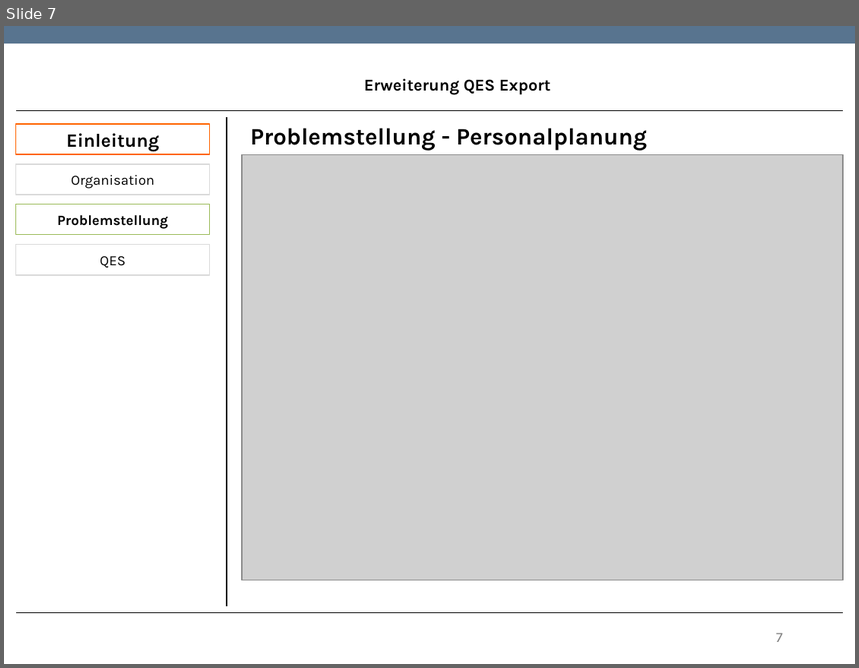
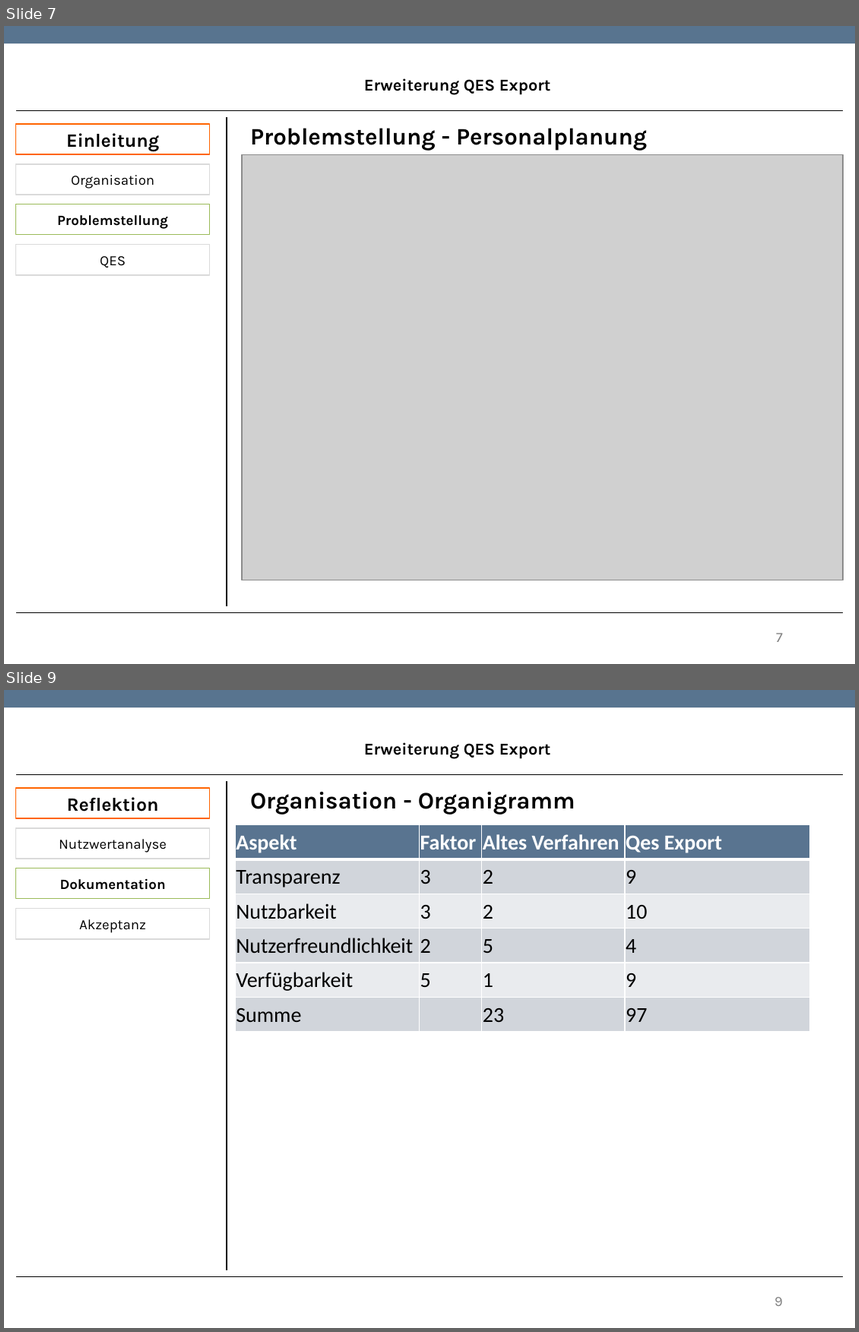
Before and after one commit to TwoHorus/dbExelExportLaravel, a slide deck: DOC/Fachgespraech.pptx. Shown one above the other, each under a label of ours: slide 7 before the commit, slides 7 and 9 after it; the slides between them are not shown. The pictures are 859x668 and 859x1332 pixels, drawn with LibreOffice and Linux fonts; fonts in the diff are those of the drawing; grey boxes stand for pictures; background and template pictures are left out. Boxes give left, top, right and bottom in pixels: in the first picture for what was removed or moved away, otherwise in the second. Text is boxed around its words. In the diff, an @@ line names an element or a change of style, - is before the commit and + after.

```diff
--- a/DOC/Fachgespraech.pptx
+++ b/DOC/Fachgespraech.pptx
@@ slide 9 added at (4,690,855,1328), background #FFFFFF; not listed: 1 template element that a slide beside it also shows @@
@@ text added at (364,742,551,759), 14 pt, text #000000, bold @@
+Erweiterung QES Export
@@ line added from (16, 774) to (843, 774), #000000 0.75 pt @@
@@ rectangle added at (16,788,210,818), fill #FFFFFF, outline #FF6400 0.85 pt, 16 pt, text #000000, bold @@
+Reflektion
@@ line added from (227, 781) to (227, 1271), #000000 0.75 pt @@
@@ text added at (250,792,576,815), 20 pt, text #000000, bold @@
+Organisation - Organigramm
@@ table added at (236,825,810,1031), 6 rows, 4 columns @@
+Aspekt | Faktor | Altes Verfahren | Qes Export
+Transparenz | 3 | 2 | 9
+Nutzbarkeit | 3 | 2 | 10
+Nutzerfreundlichkeit | 2 | 5 | 4
+Verfügbarkeit | 5 | 1 | 9
+Summe |  | 23 | 97
@@ rectangle added at (16,828,210,859), fill #FFFFFF, outline #DADADA 0.85 pt, 12 pt, text #000000 @@
+Nutzwertanalyse
@@ rectangle added at (16,869,210,900), fill #FFFFFF, outline #9BBB59 0.85 pt, 12 pt, text #000000, bold @@
+Dokumentation
@@ rectangle added at (16,909,210,939), fill #FFFFFF, outline #DADADA 0.85 pt, 12 pt, text #000000 @@
+Akzeptanz
@@ line added from (16, 1277) to (843, 1277), #000000 0.75 pt @@
@@ page number added at (775,1297,783,1306), 12 pt, text #808080 @@
+9
```
Also in this commit, not shown: 1 slide changed, 3 other files.
